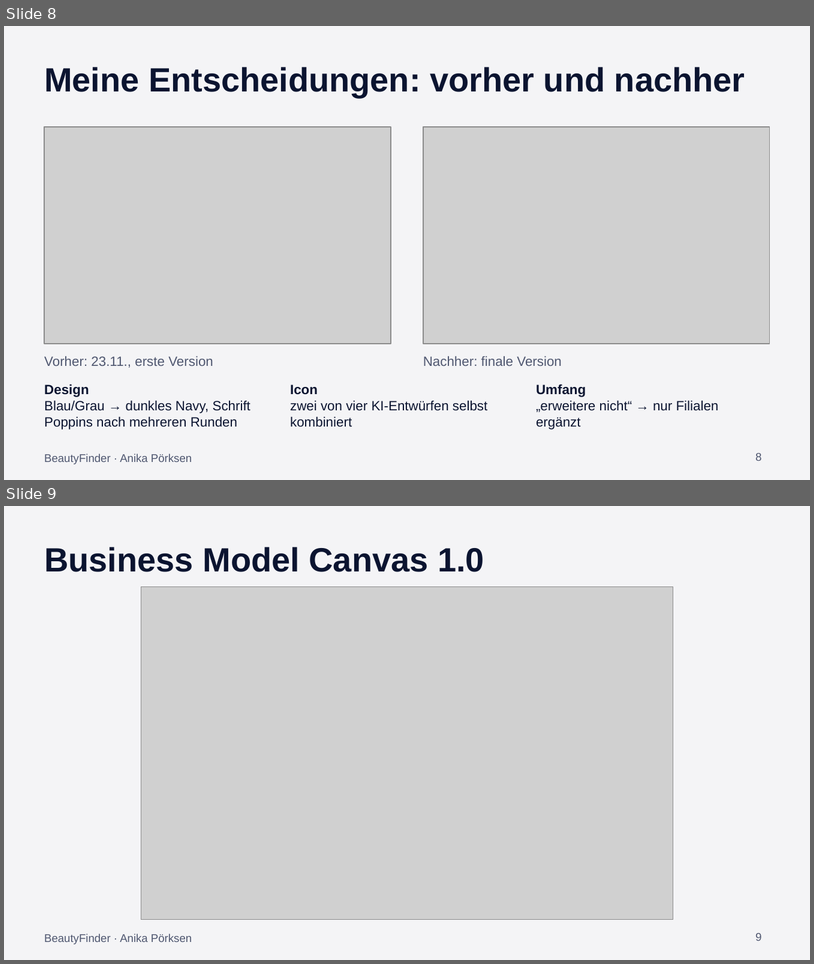
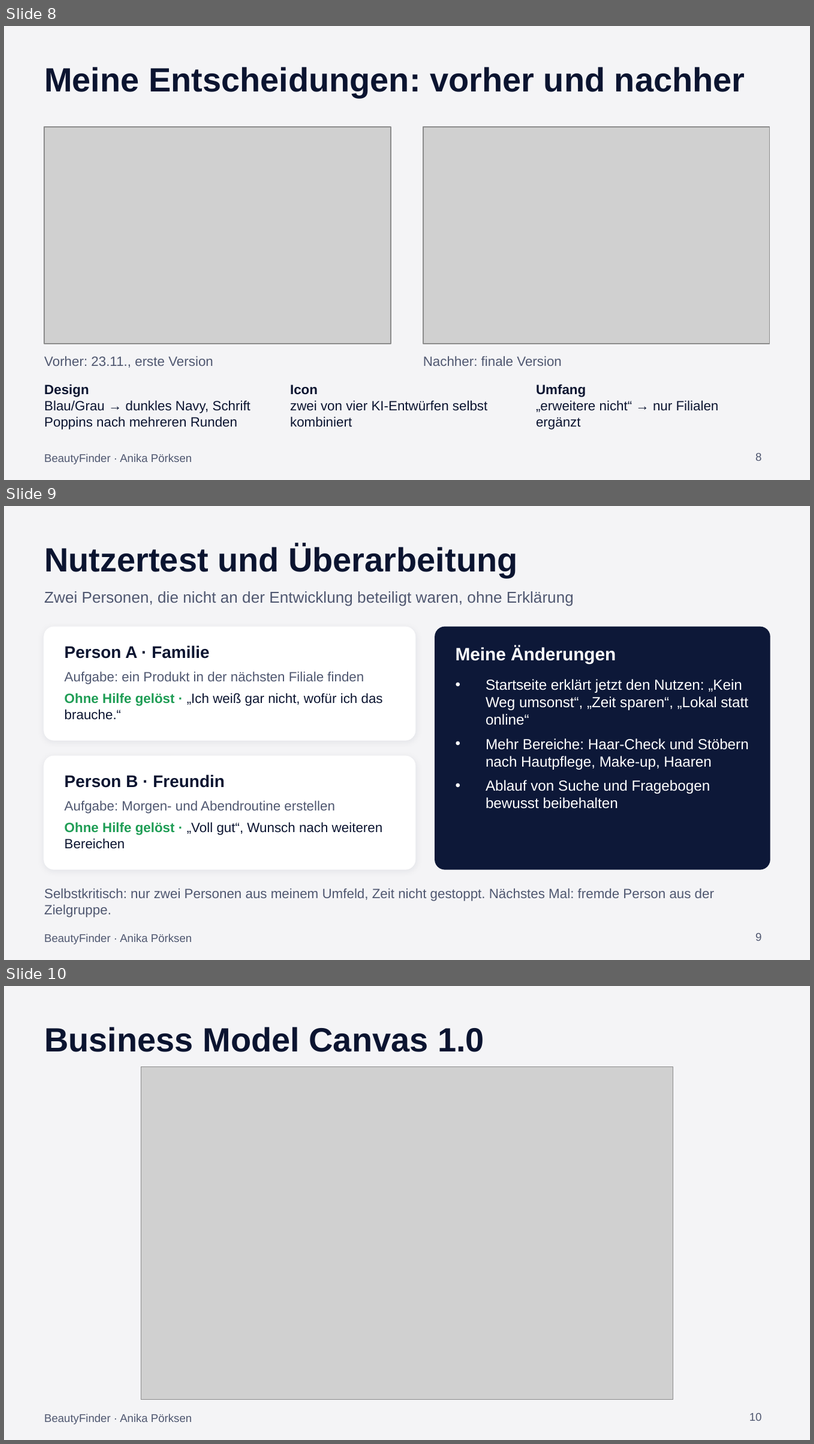
Before and after one commit to anikaprksn/Digitale-WElten, a slide deck: abgabe/Praesentation_BeautyFinder.pptx. Shown one above the other, each under a label of ours: slides 8 and 9 before the commit, slides 8, 9 and 10 after it. The pictures are 814x964 and 814x1444 pixels, drawn with LibreOffice and Linux fonts; fonts in the diff are those of the drawing; grey boxes stand for pictures. Boxes give left, top, right and bottom in pixels: in the first picture for what was removed or moved away, otherwise in the second. Text is boxed around its words. In the diff, an @@ line names an element or a change of style, - is before the commit and + after.

```diff
--- a/abgabe/Praesentation_BeautyFinder.pptx
+++ b/abgabe/Praesentation_BeautyFinder.pptx
@@ slide 9 added at [4,506,810,960], background #F4F4F6; not listed: 1 template element that a slide beside it also shows @@
@@ text added at [44,545,518,577], 30 pt, text #0B1430, bold @@
+Nutzertest und Überarbeitung
@@ text added at [44,591,574,606], 14 pt, text #4F5770 @@
+Zwei Personen, die nicht an der Entwicklung beteiligt waren, ohne Erklärung
@@ rounded rectangle added at [44,627,415,740], fill #FFFFFF, outline #FFFFFF 1 pt @@
@@ rounded rectangle added at [435,627,770,869], fill #0D1838, outline #0D1838 1 pt @@
@@ text added at [65,645,209,658], 15 pt, text #0B1430, bold @@
+Person A · Familie
@@ text added at [456,646,616,663], 16 pt, text #FFFFFF, bold @@
+Meine Änderungen
@@ text added at [65,672,364,684], 12 pt, text #4F5770 @@
+Aufgabe: ein Produkt in der nächsten Filiale finden
@@ text added at [486,679,749,808], 13 pt, text #FFFFFF @@
+• Startseite erklärt jetzt den Nutzen: „Kein Weg umsonst“, „Zeit sparen“, „Lokal statt online“
+• Mehr Bereiche: Haar-Check und Stöbern nach Hautpflege, Make-up, Haaren
+• Ablauf von Suche und Fragebogen bewusst beibehalten
@@ text added at [65,693,383,720], 12 pt, text #0B1430 @@
+Ohne Hilfe gelöst · „Ich weiß gar nicht, wofür ich das brauche.“
@@ rounded rectangle added at [44,756,415,869], fill #FFFFFF, outline #FFFFFF 1 pt @@
@@ text added at [65,774,225,787], 15 pt, text #0B1430, bold @@
+Person B · Freundin
@@ text added at [65,801,335,813], 12 pt, text #4F5770 @@
+Aufgabe: Morgen- und Abendroutine erstellen
@@ text added at [65,822,383,849], 12 pt, text #0B1430 @@
+Ohne Hilfe gelöst · „Voll gut“, Wunsch nach weiteren Bereichen
@@ text added at [44,888,714,917], 12 pt, text #4F5770 @@
+Selbstkritisch: nur zwei Personen aus meinem Umfeld, Zeit nicht gestoppt. Nächstes Mal: fremde Person aus der Zielgruppe.
@@ page number added at [756,933,762,940], 10 pt, text #4F5770 @@
+9
@@ what was slide 9 is now slide 10 @@
@@ page number at [750,1413,762,1420]: text changed @@
-9
+10
```
Also in this commit, not shown: 1 other file.
